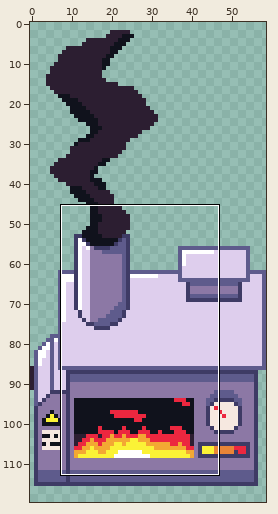
Sprite sheet -- Incinerator/Incinerator4.png. The picture above shows the old version from afar; the outline marks the close-up.
Close-up. The starting point:
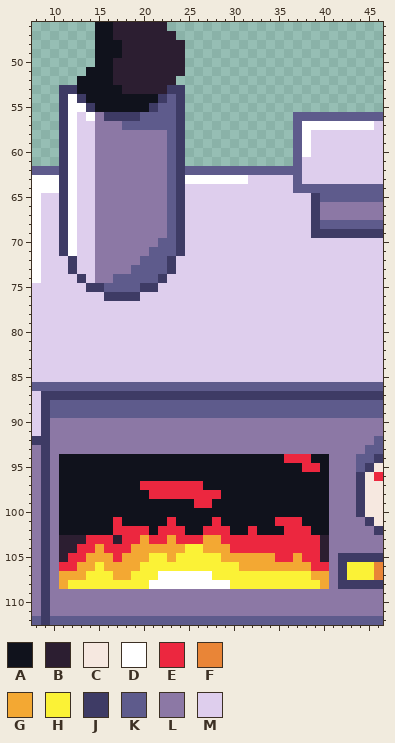
The file is 59x124 pixels. Shown: x 8..46, y 46..112. The wide view leaves out empty margins.
Palette (. is transparent): A #10121c  B #2c1e31  C #f6e8e0  D #ffffff  E #ec273f  F #e98537  G #f3a833  H #fbf236  J #3e3b65  K #5e5b8c  L #8c78a5  M #deceed
Pixels before (only the part around the change), first column x 8:
 46 .......AABBBBBB........................
 47 .......AABBBBBBB.......................
 48 .......AAABBBBBBB......................
 49 .......AAABBBBBBB......................
 50 .......AABBBBBBBB......................
 51 ......AAABBBBBBBB......................
 52 .....AAAABBBBBBB.......................
 53 ...JJAAAAABBBBBJJ......................
 54 ...JDJAAAAAAAAJKJ......................
 55 ...JDDJAAAAAAJKKJ......................
 56 ...JDMDLJJJJKKKKJ............KKKKKKKKKK
 57 ...JDMMLLLKKKKKKJ............KDDDDDDDDM
 58 ...JDMMLLLLLLLLKJ............KDMMMMMMMM
 59 ...JDMMLLLLLLLLKJ............KDMMMMMMMM
 60 ...JDMMLLLLLLLLKJ............KDMMMMMMMM
 61 ...JDMMLLLLLLLLKJ............KMMMMMMMMM
 62 KKKJDMMLLLLLLLLKJKKKKKKKKKKKKKMMMMMMMMM
 63 DDDJDMMLLLLLLLLKJDDDDDDDMMMMMKMMMMMMMMM
 64 DDDJDMMLLLLLLLLKJMMMMMMMMMMMMKKKKKKKKKK
 65 DMMJDMMLLLLLLLLKJMMMMMMMMMMMMMMJKKKKKKK
 66 DMMJDMMLLLLLLLLKJMMMMMMMMMMMMMMJLLLLLLL
 67 DMMJDMMLLLLLLLLKJMMMMMMMMMMMMMMJLLLLLLL
 68 DMMJDMMLLLLLLLLKJMMMMMMMMMMMMMMJKKKKKKK
 69 DMMJDMMLLLLLLLLKJMMMMMMMMMMMMMMJJJJJJJJ
 70 DMMJDMMLLLLLLLKKJMMMMMMMMMMMMMMMMMMMMMM
 71 DMMJDMMLLLLLLKKKJMMMMMMMMMMMMMMMMMMMMMM
 72 DMMMJMMLLLLLKKKJMMMMMMMMMMMMMMMMMMMMMMM
 73 DMMMJMMLLLLKKKKJMMMMMMMMMMMMMMMMMMMMMMM
 74 DMMMMJMLLKKKKKJMMMMMMMMMMMMMMMMMMMMMMMM
 75 MMMMMMJJKKKKJJMMMMMMMMMMMMMMMMMMMMMMMMM
 76 MMMMMMMMJJJJMMMMMMMMMMMMMMMMMMMMMMMMMMM
 77 MMMMMMMMMMMMMMMMMMMMMMMMMMMMMMMMMMMMMMM
 78 MMMMMMMMMMMMMMMMMMMMMMMMMMMMMMMMMMMMMMM
 79 MMMMMMMMMMMMMMMMMMMMMMMMMMMMMMMMMMMMMMM
 80 MMMMMMMMMMMMMMMMMMMMMMMMMMMMMMMMMMMMMMM
 81 MMMMMMMMMMMMMMMMMMMMMMMMMMMMMMMMMMMMMMM
 82 MMMMMMMMMMMMMMMMMMMMMMMMMMMMMMMMMMMMMMM
 83 MMMMMMMMMMMMMMMMMMMMMMMMMMMMMMMMMMMMMMM
 84 MMMMMMMMMMMMMMMMMMMMMMMMMMMMMMMMMMMMMMM
 85 MMMMMMMMMMMMMMMMMMMMMMMMMMMMMMMMMMMMMMM
 86 KKKKKKKKKKKKKKKKKKKKKKKKKKKKKKKKKKKKKKK
 87 MJJJJJJJJJJJJJJJJJJJJJJJJJJJJJJJJJJJJJJ
 88 MJKKKKKKKKKKKKKKKKKKKKKKKKKKKKKKKKKKKKK
 89 MJKKKKKKKKKKKKKKKKKKKKKKKKKKKKKKKKKKKKK
 90 MJLLLLLLLLLLLLLLLLLLLLLLLLLLLLLLLLLLLLL
 91 MJLLLLLLLLLLLLLLLLLLLLLLLLLLLLLLLLLLLLL
 92 JJLLLLLLLLLLLLLLLLLLLLLLLLLLLLLLLLLLLLK
 93 LJLLLLLLLLLLLLLLLLLLLLLLLLLLLLLLLLLLLKK
 94 LJLAAAAAAAAAAAAAAAAAAAAAAAAAEEEAALLLKKJ
 95 LJLAAAAAAAAAAAAAAAAAAAAAAAAAAAEEALLLKJC
 96 LJLAAAAAAAAAAAAAAAAAAAAAAAAAAAAAALLLJCE
 97 LJLAAAAAAAAAEEEEEEEAAAAAAAAAAAAAALLLJCC
 98 LJLAAAAAAAAAAEEEEEEEEAAAAAAAAAAAALLLJCC
 99 LJLAAAAAAAAAAAAAAAEEAAAAAAAAAAAAALLLJCC
100 LJLAAAAAAAAAAAAAAAAAAAAAAAAAAAAAALLLJCC
101 LJLAAAAAAEAAAAAEAAAAEAAAAAAEEEAAALLLLJC
102 LJLAAAAAAEEEEAEEEAAEEEAAEAAAEEEAALLLLLJ
103 LJLBBBEEEBEEGEEGEEEGGEEEEEEEEEEEBLLLLLL
104 LJLBBEEGEEEGGGGGGHHGGGEEEEEEEEEEBLLLLLL
105 LJLBEEGGGEGGGHHGHHHHHGGGGGGEEGEEBLJJJJJ
106 LJLEEGGHGGGGHHHHHHHHHHHGGGGGGGGEELJHHHF
107 LJLGGGHHHGGHHHDDDDDDHHHHHHHHHHHGGLJHHHF
108 LJLGHHHHHHHHHDDDDDDDDDHHHHHHHHHHGLJJJJJ
109 LJLLLLLLLLLLLLLLLLLLLLLLLLLLLLLLLLLLLLL
110 LJLLLLLLLLLLLLLLLLLLLLLLLLLLLLLLLLLLLLL
111 LJLLLLLLLLLLLLLLLLLLLLLLLLLLLLLLLLLLLLL
112 KJKKKKKKKKKKKKKKKKKKKKKKKKKKKKKKKKKKKKK
The result:
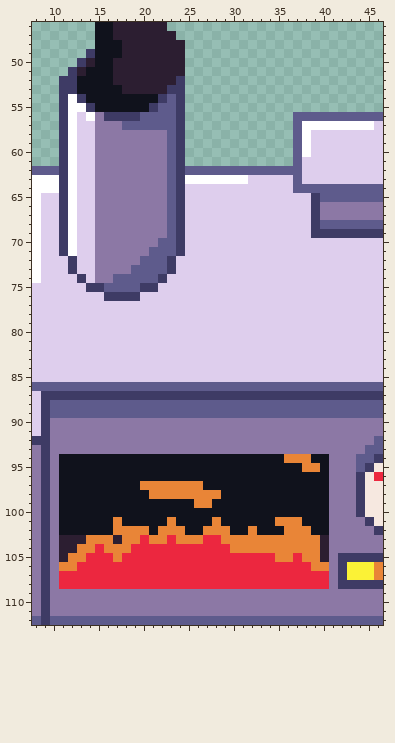
Edits made:
{"y":49,"x":14,"old":".","new":"J"}
{"y":50,"x":13,"old":"..","new":"JB"}
{"y":51,"x":12,"old":"..","new":"JB"}
{"y":52,"x":11,"old":"..","new":"JJ"}
{"y":52,"x":24,"old":".","new":"J"}
{"y":94,"x":36,"old":"EEE","new":"FFF"}
{"y":95,"x":38,"old":"EE","new":"FF"}
{"y":97,"x":20,"old":"EEEEEEE","new":"FFFFFFF"}
{"y":98,"x":21,"old":"EEEEEEEE","new":"FFFFFFFF"}
{"y":99,"x":26,"old":"EE","new":"FF"}
{"y":101,"x":17,"old":"E","new":"F"}
{"y":101,"x":23,"old":"E","new":"F"}
{"y":101,"x":28,"old":"E","new":"F"}
{"y":101,"x":35,"old":"EEE","new":"FFF"}
{"y":102,"x":17,"old":"EEEE","new":"FFFF"}
{"y":102,"x":22,"old":"EEE","new":"FFF"}
{"y":102,"x":27,"old":"EEE","new":"FFF"}
{"y":102,"x":32,"old":"E","new":"F"}
{"y":102,"x":36,"old":"EEE","new":"FFF"}
{"y":103,"x":14,"old":"EEE","new":"FFF"}
{"y":103,"x":18,"old":"EEGEEGEEEGGEEEEEEEEEEE","new":"FFEFFEFFFEEFFFFFFFFFFF"}
{"y":104,"x":13,"old":"EEGEEEGGGGGGHHGGGEEEEEEEEEE","new":"FFEFFFEEEEEEEEEEEFFFFFFFFFF"}
{"y":105,"x":12,"old":"EEGGGEGGGHHGHHHHHGGGGGGEEGEE","new":"FFEEEFEEEEEEEEEEEEEEEEEFFEFF"}
{"y":106,"x":11,"old":"EEGGHGGGGHHHHHHHHHHHGGGGGGGGEE","new":"FFEEEEEEEEEEEEEEEEEEEEEEEEEEFF"}
{"y":107,"x":11,"old":"GGGHHHGGHHHDDDDDDHHHHHHHHHHHGG","new":"EEEEEEEEEEEEEEEEEEEEEEEEEEEEEE"}
{"y":108,"x":11,"old":"GHHHHHHHHHDDDDDDDDDHHHHHHHHHHG","new":"EEEEEEEEEEEEEEEEEEEEEEEEEEEEEE"}
